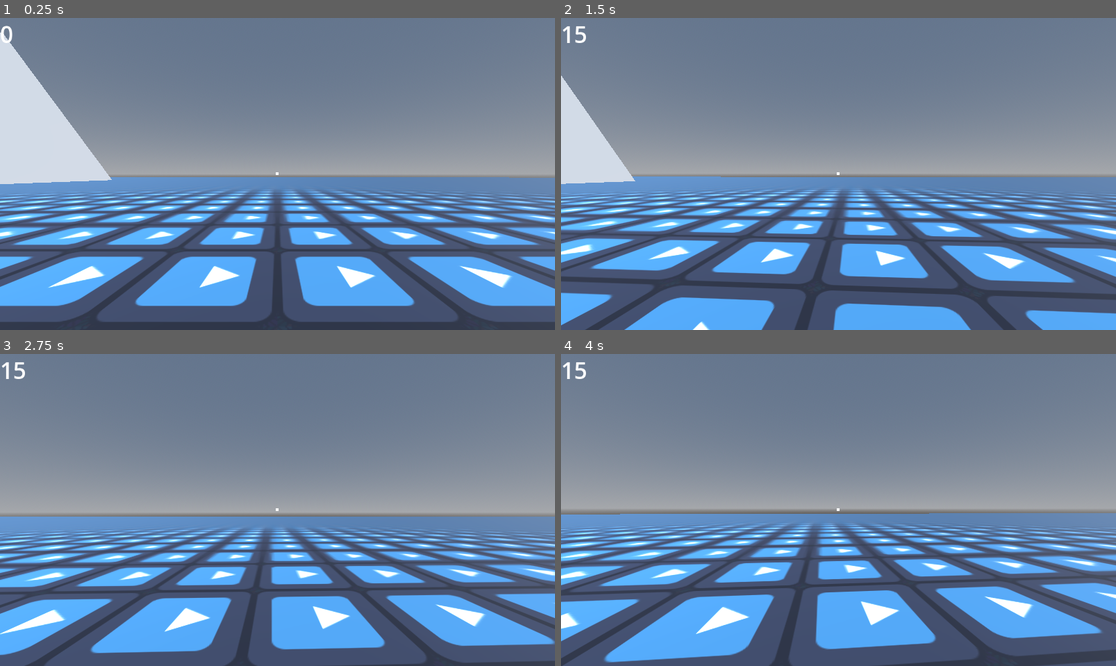
Above: before the commit, frames 1-4 (two rows, left to right).
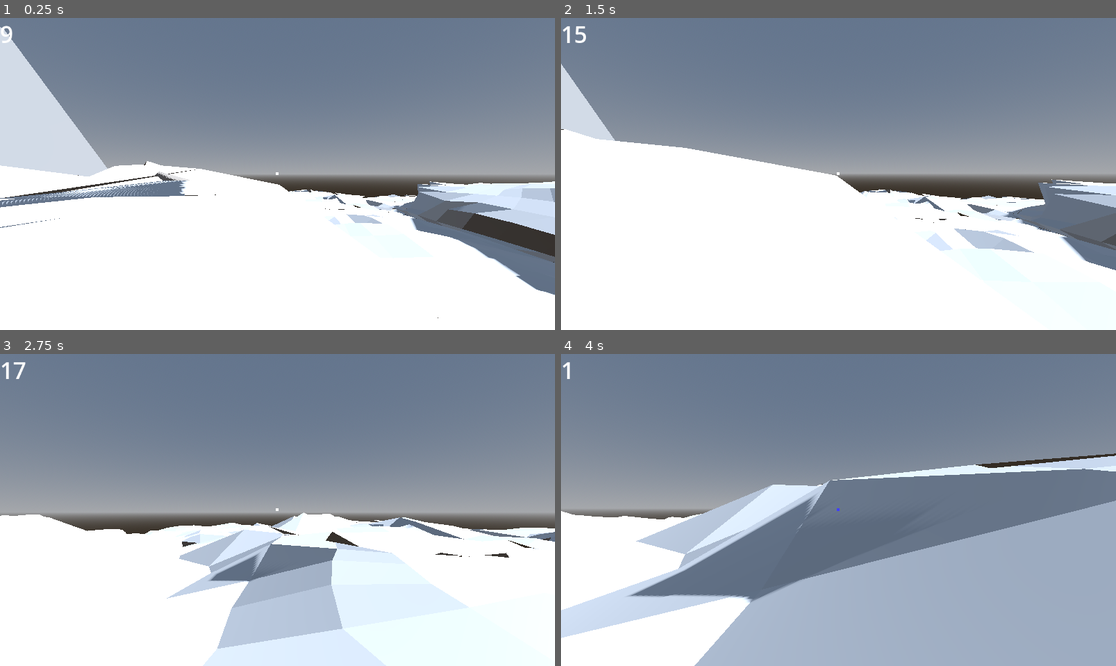
Above: after the commit, the same moments.

Repository: uniqueusername/zeta
Game: Godot game, scene res://levels/world.tscn
Two runs of this game, one before a commit and one after it. Both use one fixed random seed, a clock stepped at 60 frames per second and the inputs below. The engine's default icon, where the game draws it, is replaced by a stand-in: a white triangle on a blue panel in a dark square.
Inputs (mouse positions are in pixels of both pictures, inside the frame that each line leads up to):
- Up to frame 1 (0.25 s): no input
- Up to frame 2 (1.5 s): move the mouse to (866, 174) at 0.52 s; hold C (slide) 0.53-1.28 s; hold W (forward) from 0.53 s (still down); tap Space (jump) at 0.77, 0.8, 1.07, 1.35 s; move the mouse to (810, 174) at 1.27 s
- Up to frame 3 (2.75 s): keep holding W (forward); tap Space (jump) at 1.52, 1.82, 2.3 s; tap C (slide) at 1.55 s; move the mouse to (288, 503) at 2.02 s; hold Shift (dash) from 2.03 s (still down)
- Up to frame 4 (4 s): keep holding W (forward); move the mouse to (832, 516) at 2.77 s; release Shift (dash) at 2.78 s; tap F (fire_hook) at 2.85 s; tap Space (jump) at 3.02, 3.32 s; tap C (slide) at 3.05 s; move the mouse to (877, 513) at 3.52 s; hold Space (jump) from 3.53 s (still down); tap V (parry) at 3.6 s

The runs differ from the first frame. In frame 1, 49% of the frame differs, in the area x 0-100%, y 2-100%; in frame 2, 52%; in frame 3, 47%; in frame 4, 56%.

Commit message:
idk map stuff

Diff:
--- a/levels/world.tscn
+++ b/levels/world.tscn
@@ -1,7 +1,8 @@
-[gd_scene load_steps=9 format=3 uid="uid://nhge1y5x4ekf"]
+[gd_scene load_steps=10 format=3 uid="uid://nhge1y5x4ekf"]
 
 [ext_resource type="PackedScene" uid="uid://dfubhxrrlg12v" path="res://objects/player/player.tscn" id="1_u5bic"]
 [ext_resource type="Texture2D" uid="uid://dhld8jumvmmw6" path="res://icon.svg" id="2_ytc2a"]
+[ext_resource type="PackedScene" uid="uid://br32njnyy8rxs" path="res://levels/terrain-col.glb" id="3_ie06j"]
 
 [sub_resource type="StandardMaterial3D" id="StandardMaterial3D_5je12"]
 albedo_texture = ExtResource("2_ytc2a")
@@ -29,7 +30,7 @@
 transform = Transform3D(1, 0, 0, 0, 1, 0, 0, 0, 1, 0, 0.05, 0)
 
 [node name="floor" type="CSGBox3D" parent="."]
-use_collision = true
+visible = false
 size = Vector3(200, 0.1, 200)
 material = SubResource("StandardMaterial3D_5je12")
 
@@ -50,3 +51,6 @@
 transform = Transform3D(0.997876, 0.0651419, 0, -0.0651419, 0.997876, 0, 0, 0, 1, -39.0291, 9.00541, 0)
 use_collision = true
 mesh = SubResource("PrismMesh_oej0m")
+
+[node name="terrain-col" parent="." instance=ExtResource("3_ie06j")]
+transform = Transform3D(5, 0, 0, 0, 5, 0, 0, 0, 5, 0, -17.5874, 0)
--- a/objects/player/movement.gd
+++ b/objects/player/movement.gd
@@ -33,7 +33,7 @@
 const hookable_color: Color = Color(0.25, 0.25, 1)
 
 ## other
-const jump_vel: float = 6
+const jump_vel: float = 15
 const air_strafe_mult: float = 0.3
 const redirect_multiplier: float = 1
 const default_fov: float = 75
--- a/objects/player/player.tscn
+++ b/objects/player/player.tscn
@@ -48,9 +48,8 @@
 [sub_resource type="CapsuleMesh" id="CapsuleMesh_8k27h"]
 
 [node name="player" type="CharacterBody3D"]
-wall_min_slide_angle = 0.0
+wall_min_slide_angle = 3.14159
 floor_stop_on_slope = false
-floor_block_on_wall = false
 floor_snap_length = 1.0
 
 [node name="AspectRatioContainer" type="AspectRatioContainer" parent="."]
Binary file added: levels/terrain-col.glb
Not shown, added: levels/terrain-col.glb.import
